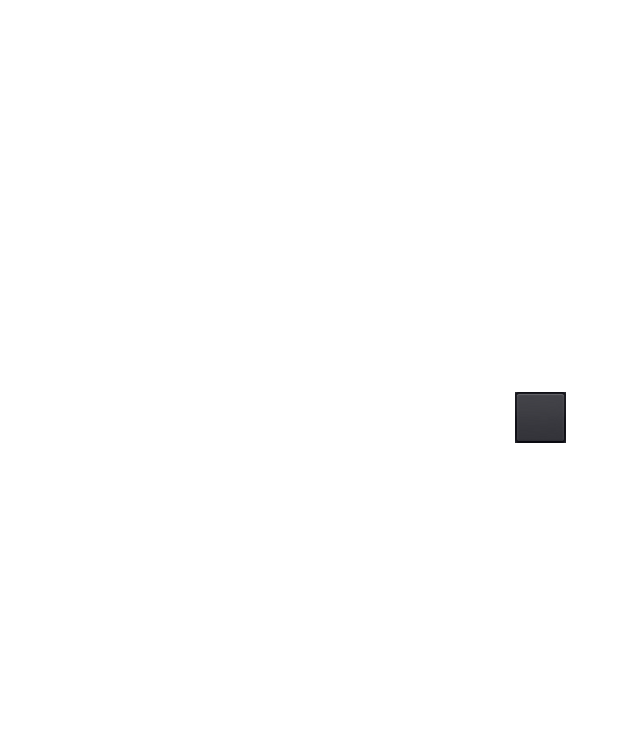
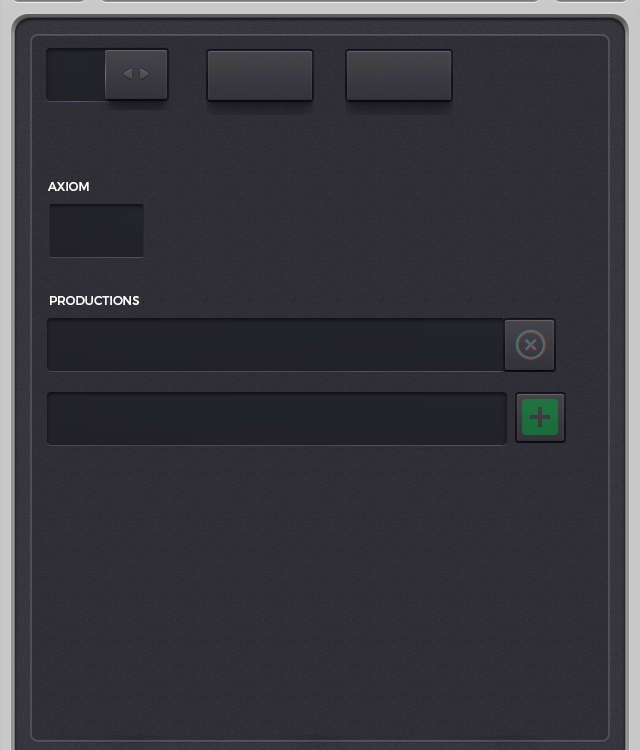
Layers edited between the first and the second w=640, h=750 image:
showed "cut icon" over [516, 330, 546, 360]
showed "cut button" over [503, 318, 556, 372]
showed "add icon" over [522, 399, 558, 435]
renamed "input_bg.png" to "D:/dev/l-system-explorer/img/input_bg.png24", showed it over [47, 318, 507, 372]
showed "input 2" over [46, 386, 517, 453]
showed "Productions" over [51, 296, 139, 305]
showed "AXIOM" over [48, 182, 89, 191]
showed "Layer 2" over [48, 198, 145, 265]
showed "Layer 1" over [0, 0, 640, 750]
showed "Background" over [0, 0, 640, 750]
